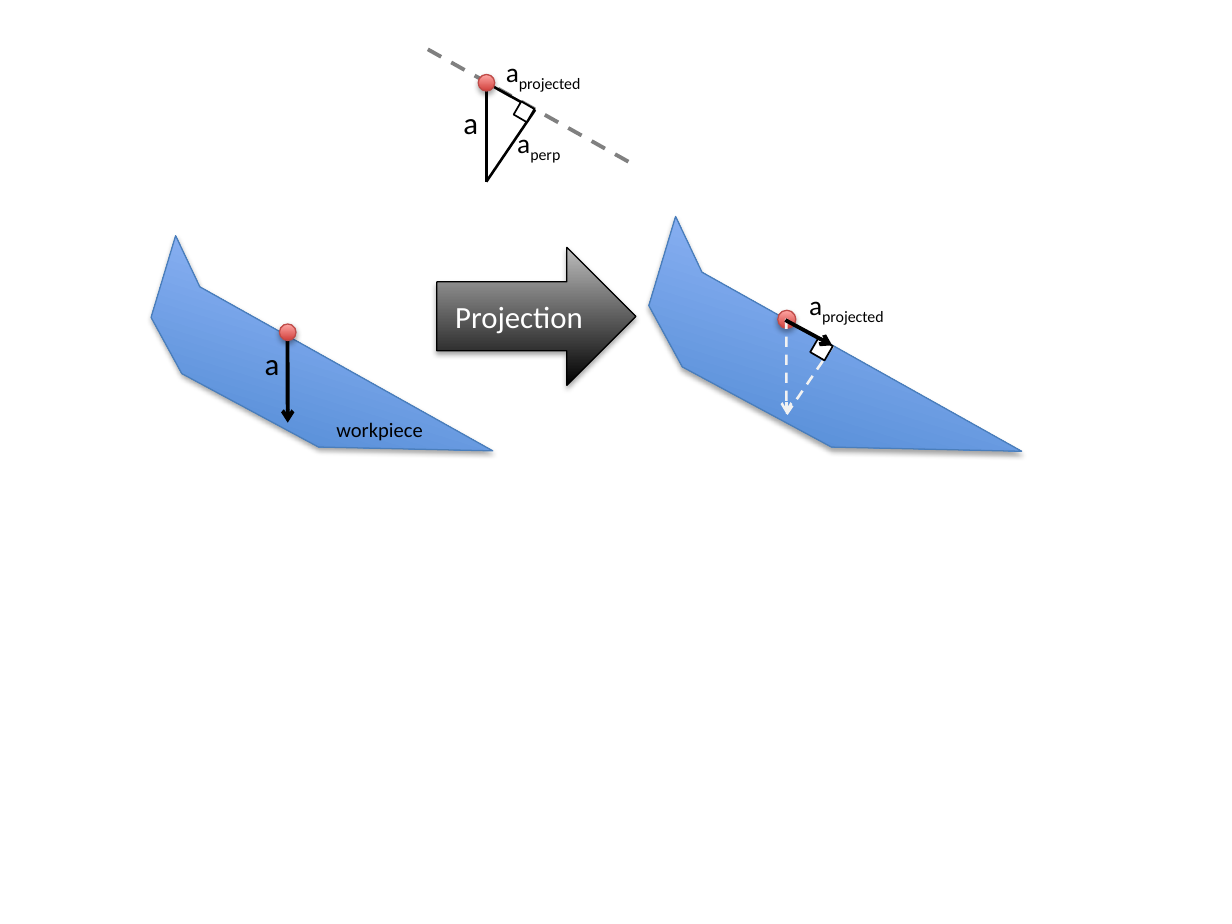
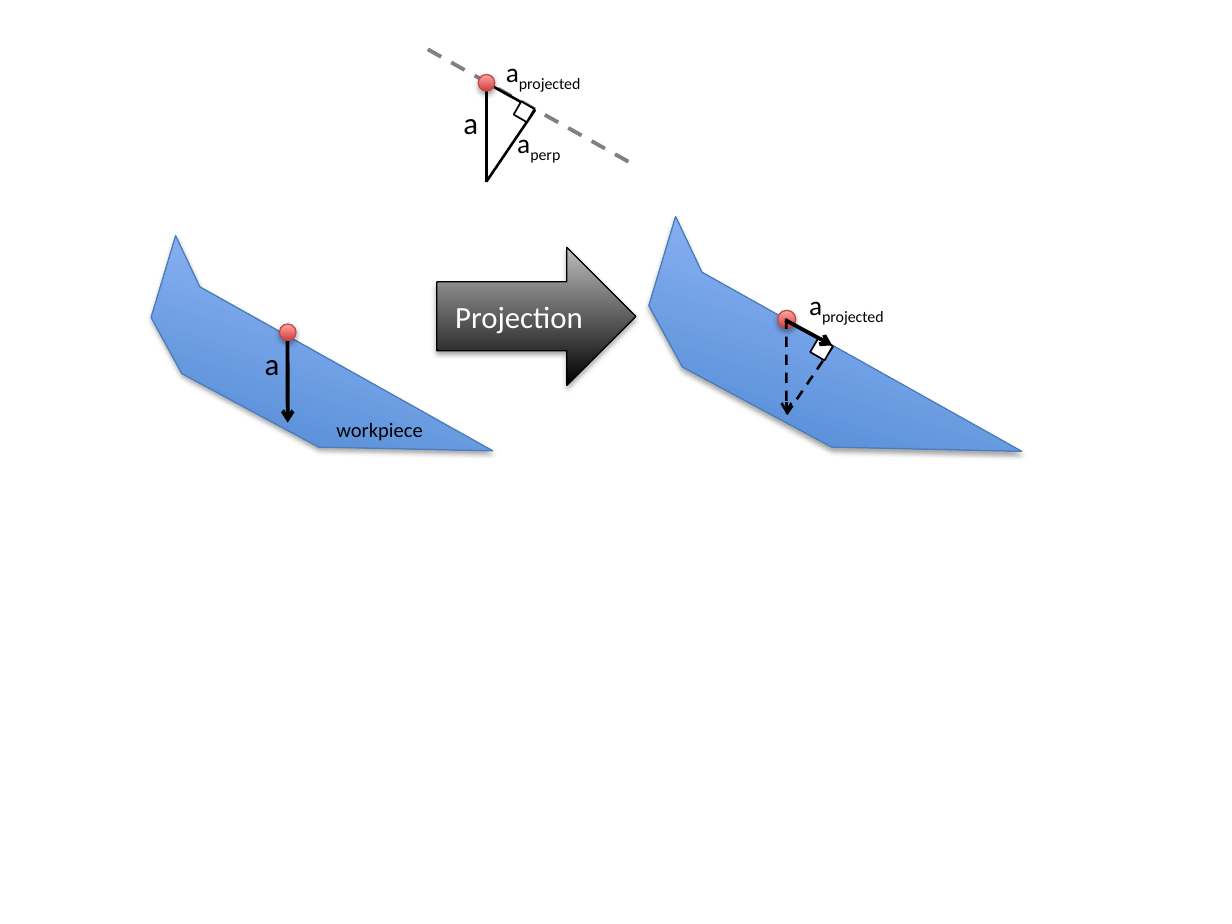
Before and after one commit to pcottle/MastersThesis, a slide deck: slide 8 of figures/figures.pptx (slide 7 before the commit). Drawn at 1232x924 pixels with LibreOffice and Linux fonts; fonts in the diff are those of the drawing. Boxes give left, top, right and bottom in pixels: in the first picture for what was removed or moved away, otherwise in the second. Text is boxed around its words. In the diff, an @@ line names an element or a change of style, - is before the commit and + after.

```diff
--- a/figures/figures.pptx
+++ b/figures/figures.pptx
@@ arrow (786, 319) - (786, 414): stroke #F2F2F2 1.5 pt dashed to #000000 1.5 pt dashed @@
@@ line (833, 346) - (786, 414): stroke #F2F2F2 1.5 pt dashed to #000000 1.5 pt dashed @@
```
Also in this commit, not shown: 1 slide added, 7 other files.
